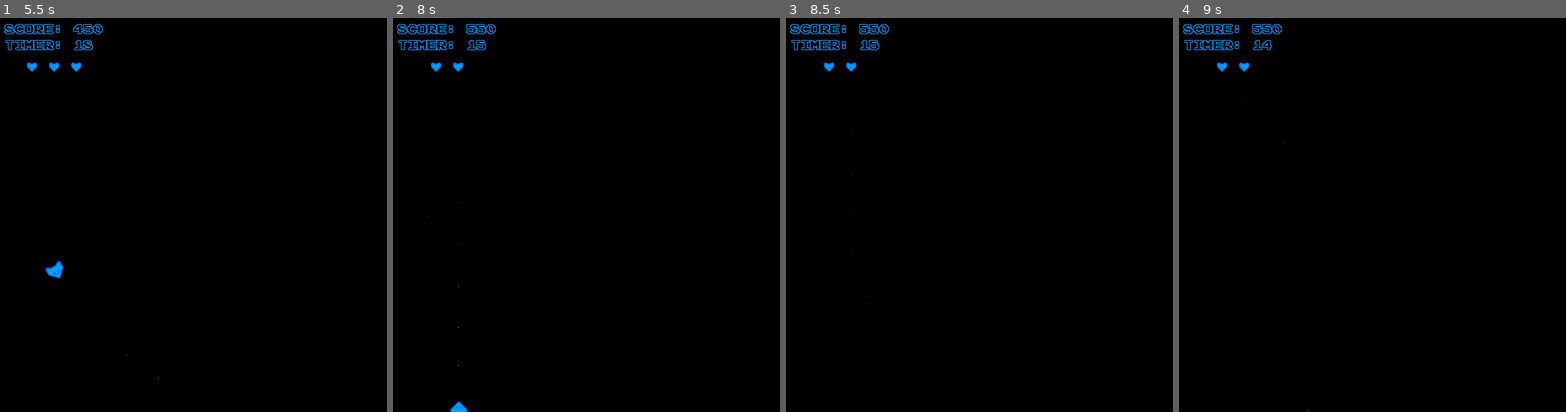
Above: before the commit, frames 1-4 (left to right).
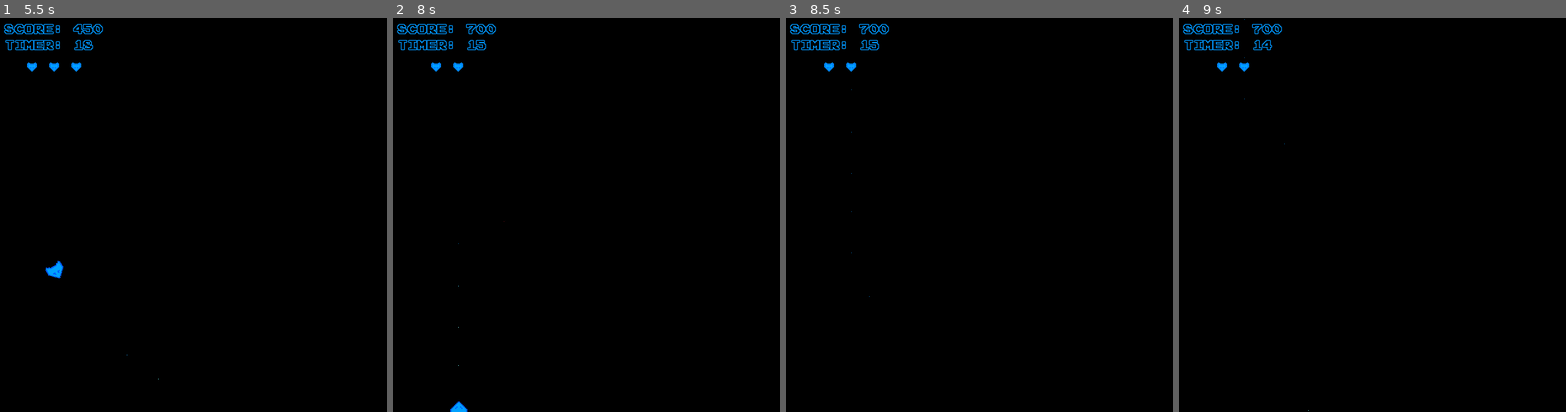
Above: after the commit, the same moments.

Repository: LucMat50/20SecondGameJam2025
Game: Godot game, scene res://scenes/main_menu.tscn
Same seed, same stepped clock (60 frames per second), same inputs: the game is played once before the commit and once after it.
Inputs:
- Up to frame 1 (5.5 s): click "PLAY" at 0.5 s; click "PLAY" at 1.25 s; click "HOW TO PLAY" at 2 s; tap Enter at 2.75 s; hold Right (move_right) 2.78-3.53 s; hold Space (shoot) 2.78-3.53 s; hold Down (move_down) 3.53-4.28 s; tap Space (shoot) at 3.6, 5.1 s; hold Right (move_right) 4.28-5.03 s; hold Space (shoot) 4.28-5.03 s; hold Up (move_up) from 5.03 s (still down)
- Up to frame 2 (8 s): release Up (move_up) at 5.78 s; hold Space (shoot) 5.78-6.53 s; hold Left (move_left) 5.78-7.28 s; tap Space (shoot) at 6.6 s; hold Down (move_down) from 7.28 s (still down); hold Space (shoot) from 7.28 s (still down)
- Up to frame 3 (8.5 s): release Down (move_down) at 8.03 s; release Space (shoot) at 8.03 s; hold Right (move_right) from 8.03 s (still down); tap Space (shoot) at 8.1 s
- Up to frame 4 (9 s): tap Enter at 8.75 s; release Right (move_right) at 8.78 s; hold Up (move_up) from 8.78 s (still down); hold Space (shoot) from 8.78 s (still down)

Frame 1 is identical in both runs. In frame 2, less than 0.1% of the frame differs, in the area x 9-25%, y 1-53%; in frame 3, less than 0.1%; in frame 4, less than 0.1%.

Commit message:
random spawning of any size asteroid

Diff:
--- a/20-second-game-jam-2025/scenes/game_won.tscn
+++ b/20-second-game-jam-2025/scenes/game_won.tscn
@@ -106,6 +106,7 @@
 layout_mode = 2
 focus_neighbor_right = NodePath("../Quit")
 focus_neighbor_bottom = NodePath("../Quit")
+mouse_behavior_recursive = 1
 theme_override_colors/font_color = Color(0, 0.42352942, 1, 1)
 theme_override_colors/font_focus_color = Color(1, 0.31764707, 0.42352942, 1)
 theme_override_colors/font_pressed_color = Color(0, 0.42352942, 1, 1)
@@ -123,6 +124,7 @@
 
 [node name="Quit" type="Button" parent="VBoxContainer2"]
 layout_mode = 2
+mouse_behavior_recursive = 1
 theme_override_colors/font_color = Color(0, 0.42352942, 1, 1)
 theme_override_colors/font_focus_color = Color(1, 0.31764707, 0.42352942, 1)
 theme_override_colors/font_pressed_color = Color(0, 0.42352942, 1, 1)
--- a/20-second-game-jam-2025/scenes/main_menu.tscn
+++ b/20-second-game-jam-2025/scenes/main_menu.tscn
@@ -52,6 +52,7 @@
 layout_mode = 2
 focus_neighbor_top = NodePath("../Tutorial")
 focus_neighbor_bottom = NodePath("../Tutorial")
+mouse_behavior_recursive = 1
 theme_override_colors/font_color = Color(0, 0.42352942, 1, 1)
 theme_override_colors/font_focus_color = Color(1, 0.31764707, 0.42352942, 1)
 theme_override_colors/font_pressed_color = Color(1, 1, 1, 1)
@@ -70,6 +71,7 @@
 layout_mode = 2
 focus_neighbor_top = NodePath("../Play")
 focus_neighbor_bottom = NodePath("../Play")
+mouse_behavior_recursive = 1
 theme_override_colors/font_color = Color(0, 0.42352942, 1, 1)
 theme_override_colors/font_focus_color = Color(1, 0.31764707, 0.42352942, 1)
 theme_override_colors/font_pressed_color = Color(1, 1, 1, 1)
--- a/20-second-game-jam-2025/scripts/main_game.gd
+++ b/20-second-game-jam-2025/scripts/main_game.gd
@@ -53,7 +53,7 @@
 func _on_asteroid_exploded(pos, size, points):
 	$AsteroidSound.play()
 	score += points
-	for i in range(2):
+	for i in randi_range(1, 3):
 		match size:
 			Asteroid.AsteroidSize.LARGE:
 				_spawn_more(pos, Asteroid.AsteroidSize.MEDIUM)
@@ -61,8 +61,10 @@
 			Asteroid.AsteroidSize.MEDIUM:
 				_spawn_more(pos, Asteroid.AsteroidSize.SMALL)
 
+	for i in range(1, 2):
+		match size:
 			Asteroid.AsteroidSize.SMALL:
-				pass
+				_spawn_large()
 
 func _spawn_more(pos, size):
 	var another = asteroid_scene.instantiate()
@@ -70,6 +72,13 @@
 	another.size = size
 	another.connect("exploded", _on_asteroid_exploded)
 	asteroids.add_child(another)
+
+func _spawn_large():
+	var large = asteroid_scene.instantiate()
+	large.global_position = Vector2(randi_range(0, 640), randi_range(640, 620))
+	large.size = Asteroid.AsteroidSize.LARGE
+	large.connect("exploded", _on_asteroid_exploded)
+	asteroids.add_child(large)
 
 func _on_player_died():
 	lives -= 1
